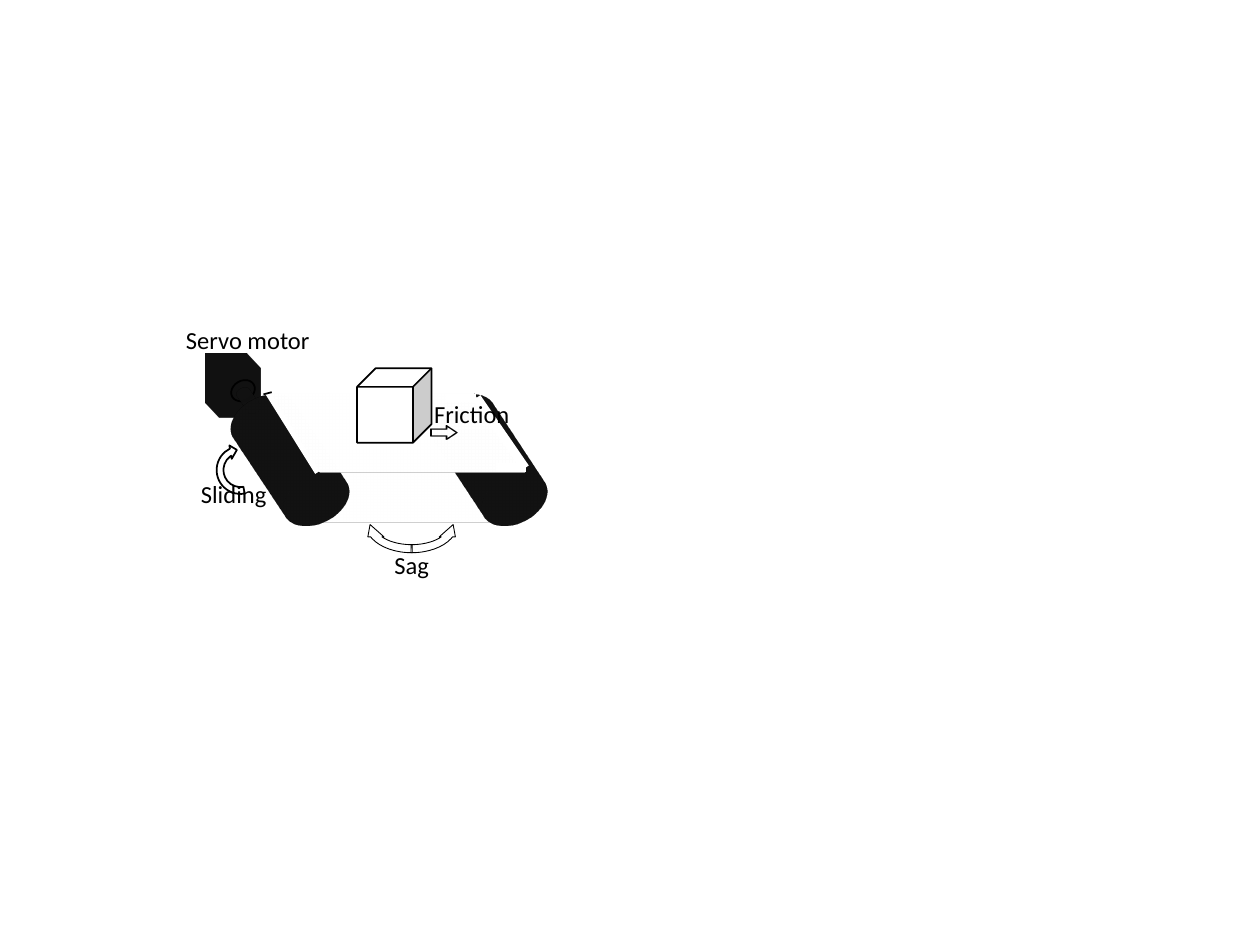
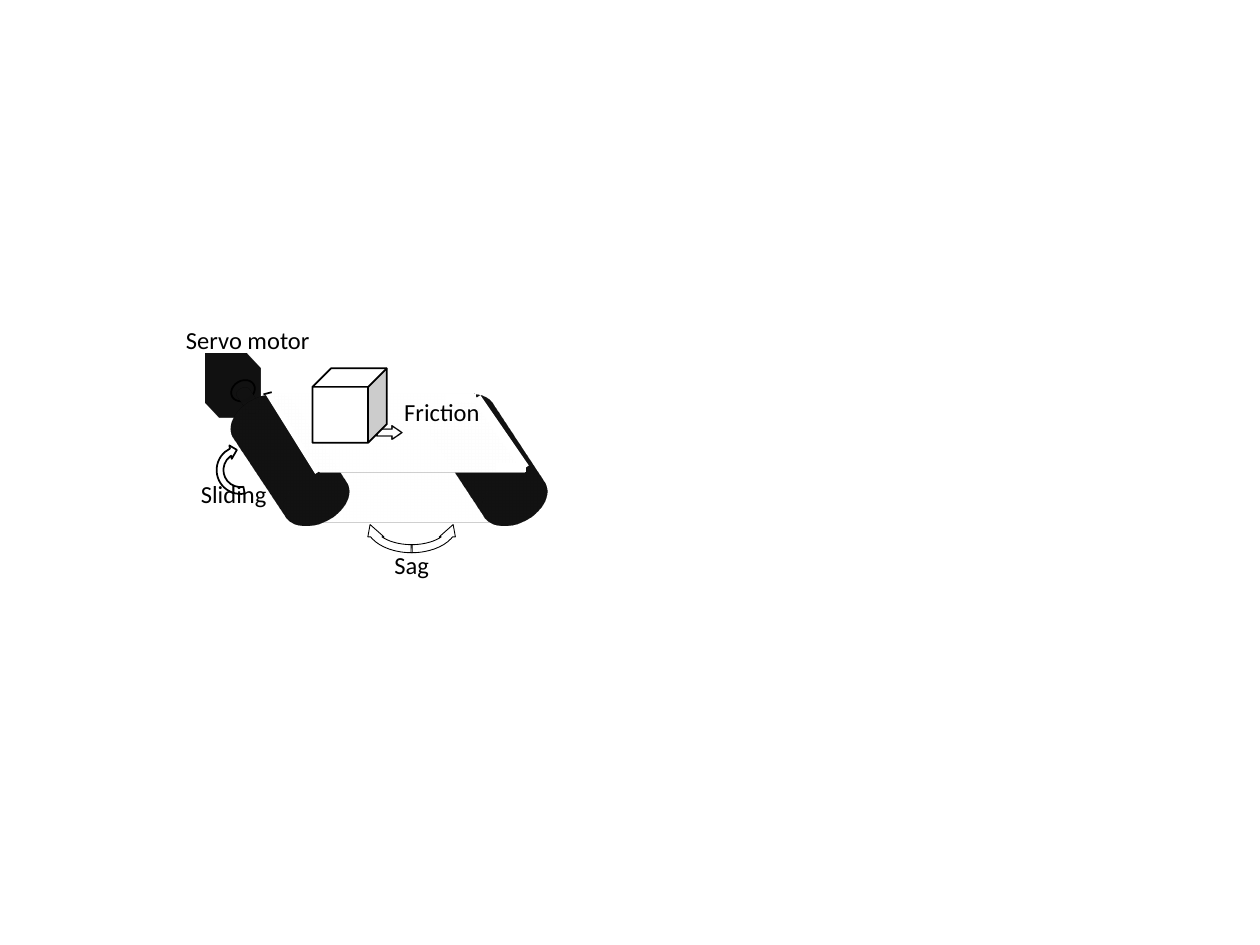
Before and after one commit to SerhatOzkucuk/PhD-Works, a slide deck: slide 4 of Parameter Estimation Works/review_IEEE Transaction on industrial electronics format/TRANS-JOUR/word/review_paper_drawings.pptx. Drawn at 1260x945 pixels with LibreOffice and Linux fonts; fonts in the diff are those of the drawing. Boxes give left, top, right and bottom in pixels: in the first picture for what was removed or moved away, otherwise in the second. Text is boxed around its words. In the diff, an @@ line names an element or a change of style, - is before the commit and + after.

```diff
--- a/Parameter Estimation Works/review_IEEE Transaction on industrial electronics format/TRANS-JOUR/word/review_paper_drawings.pptx
+++ b/Parameter Estimation Works/review_IEEE Transaction on industrial electronics format/TRANS-JOUR/word/review_paper_drawings.pptx
@@ cube: place and size @@
-cube at [357,368,431,442]
+cube at [312,368,387,442]
@@ text "Friction" rewrapped from [434,404,509,430] to [404,404,479,421] @@
@@ right arrow: place and size @@
-right arrow at [432,423,457,444]
+right arrow at [377,423,402,444]
```
Also in this commit, not shown: 8 other slides changed, 3 slides added, 5 other files.
